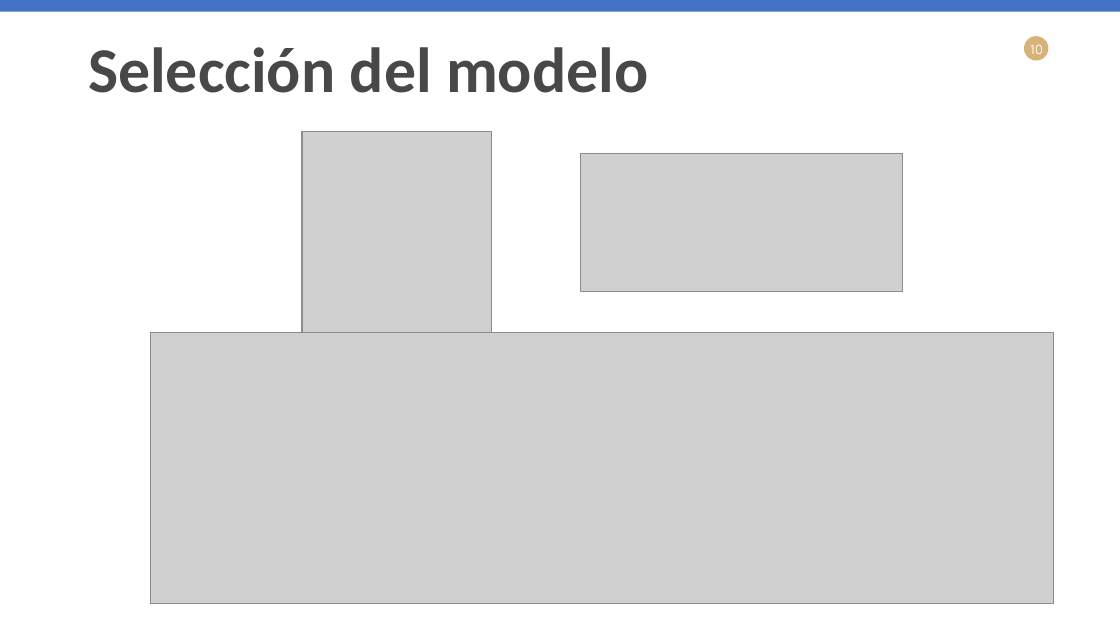
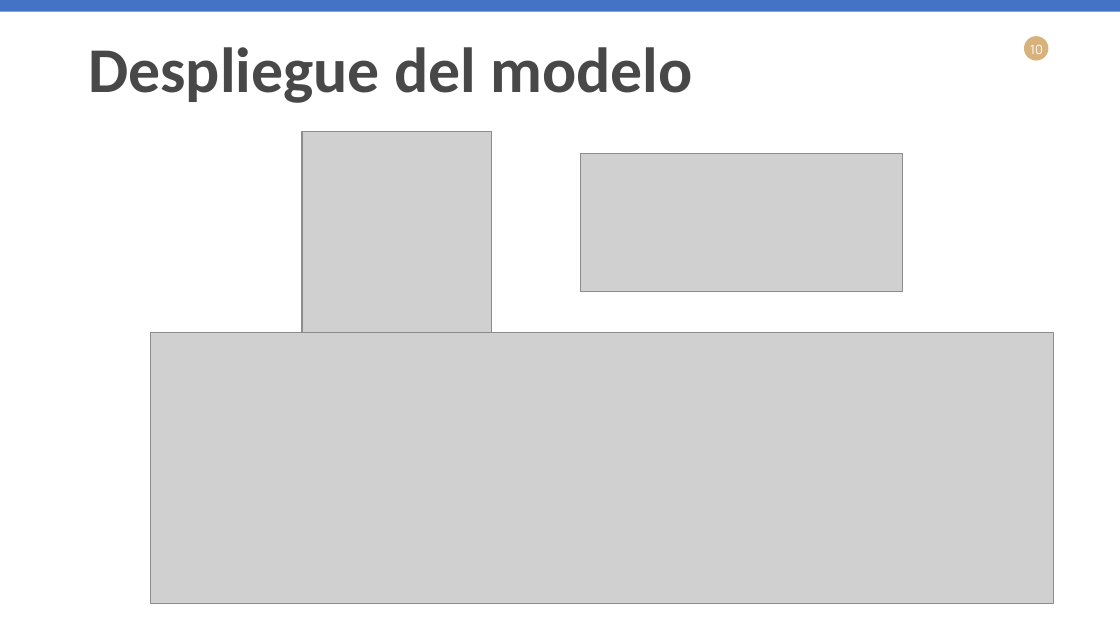
Before and after one commit to cbarretomo/ciencia-de-datos, a slide deck: slide 10 of Presentación proyecto final .pptx. Drawn at 1120x630 pixels with LibreOffice and Linux fonts; fonts in the diff are those of the drawing; grey boxes stand for pictures. Boxes give left, top, right and bottom in pixels: in the first picture for what was removed or moved away, otherwise in the second. Text is boxed around its words. In the diff, an @@ line names an element or a change of style, - is before the commit and + after.

```diff
--- a/Presentación proyecto final .pptx
+++ b/Presentación proyecto final .pptx
@@ text at [88,47,693,103]: text changed @@
-Selección del modelo
+Despliegue del modelo
```
Also in this commit, not shown: 4 other slides changed, 1 slide added.
